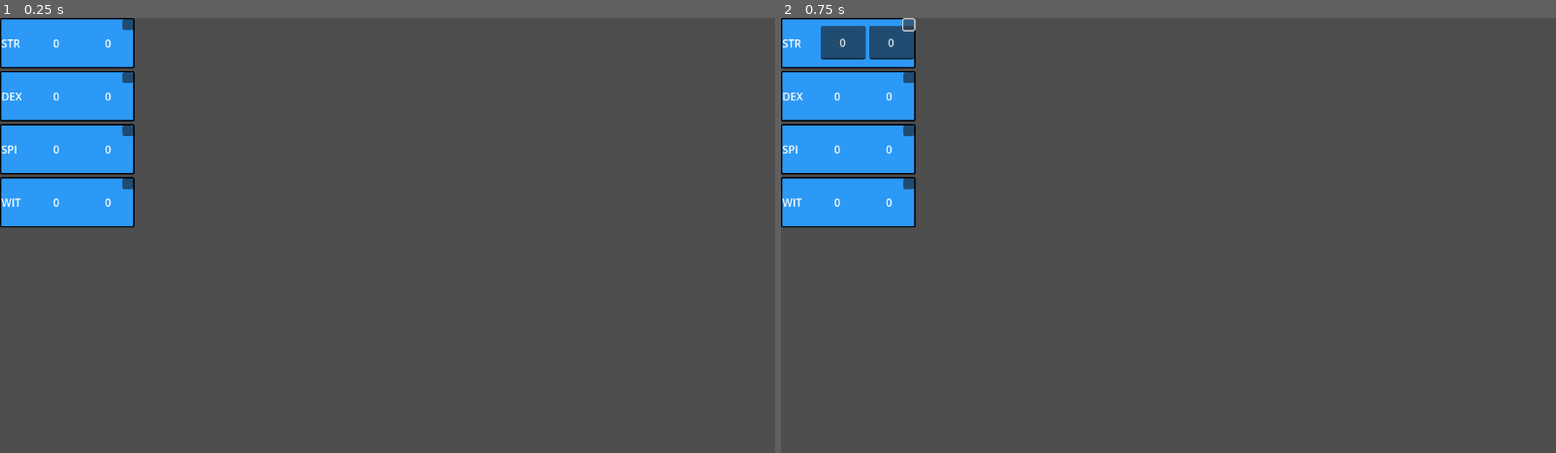
Above: before the commit, frames 1-2 (left to right).
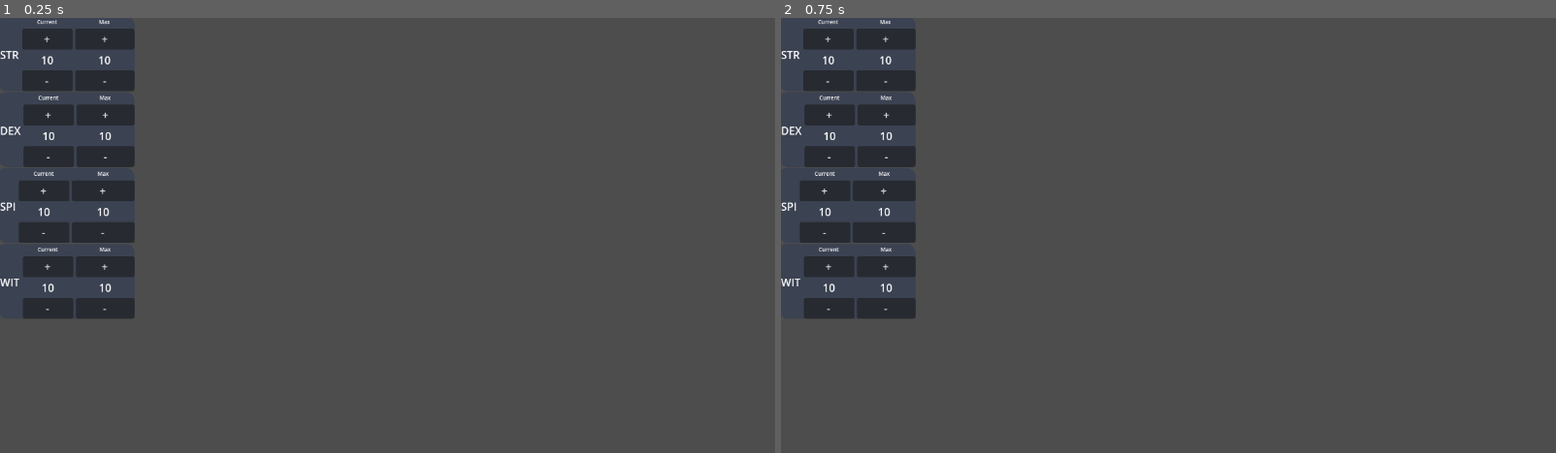
Above: after the commit, the same moments.

Repository: beardy-dev/advent-of-game-dev-2025
Game: Godot game, scene res://main.tscn
Two runs of this game, one before a commit and one after it. Both use one fixed random seed, a clock stepped at 60 frames per second and the inputs below.
Inputs (mouse positions are in pixels of both pictures, inside the frame that each line leads up to):
- Up to frame 1 (0.25 s): no input
- Up to frame 2 (0.75 s): click (905, 26) at 0.52 s

The runs differ from the first frame. In frame 1, 10% of the frame differs, in the area x 0-18%, y 0-70%; in frame 2, 10%.

Commit message:
refactors stat control component, made new component, restructured resource folder

Diff:
--- /dev/null
+++ b/components/MinMaxStatControl/minMaxStatControlPanel.tscn
@@ -0,0 +1,57 @@
+[gd_scene load_steps=3 format=3 uid="uid://c3ktq1b5b5p3s"]
+
+[ext_resource type="StyleBox" uid="uid://d3t7cf67yjfb5" path="res://themes/main_theme/main_theme_style_box.tres" id="1_iqoq7"]
+[ext_resource type="Script" path="res://components/MinMaxStatControl/script_minMaxStatControlPanel.gd" id="2_bfhky"]
+
+[node name="MinMaxStatControlPanel" type="PanelContainer"]
+custom_minimum_size = Vector2(200, 75)
+layout_direction = 2
+anchors_preset = 8
+anchor_left = 0.5
+anchor_top = 0.5
+anchor_right = 0.5
+anchor_bottom = 0.5
+offset_left = -576.0
+offset_top = -324.0
+offset_right = -376.0
+offset_bottom = -249.0
+grow_horizontal = 2
+grow_vertical = 2
+size_flags_horizontal = 6
+size_flags_vertical = 6
+theme_override_styles/panel = ExtResource("1_iqoq7")
+script = ExtResource("2_bfhky")
+
+[node name="HBoxContainer" type="HBoxContainer" parent="."]
+layout_mode = 2
+
+[node name="StatLabel" type="Label" parent="HBoxContainer"]
+layout_mode = 2
+size_flags_vertical = 1
+text = "STAT"
+horizontal_alignment = 1
+vertical_alignment = 1
+
+[node name="CurrentValVBox" type="VBoxContainer" parent="HBoxContainer"]
+layout_mode = 2
+alignment = 1
+
+[node name="Label" type="Label" parent="HBoxContainer/CurrentValVBox"]
+layout_mode = 2
+theme_override_font_sizes/font_size = 8
+text = "Current"
+horizontal_alignment = 1
+vertical_alignment = 1
+
+[node name="MaxValVbox" type="VBoxContainer" parent="HBoxContainer"]
+layout_mode = 2
+size_flags_horizontal = 3
+alignment = 1
+
+[node name="Label" type="Label" parent="HBoxContainer/MaxValVbox"]
+layout_mode = 2
+theme_override_font_sizes/font_size = 8
+text = "Max
+"
+horizontal_alignment = 1
+vertical_alignment = 1
--- /dev/null
+++ b/components/MinMaxStatControl/script_minMaxStatControlPanel.gd
@@ -0,0 +1,29 @@
+class_name MinMaxStatControlPanel
+extends PanelContainer
+
+const self_scene = preload("res://components/MinMaxStatControl/minMaxStatControlPanel.tscn")
+const statNumberChanger = preload("res://components/statNumberChanger/statNumberChanger.tscn")
+
+var maxStatValue: int = 10
+var currentStatValue: int = 10
+
+# id for instance trackingS
+@export var statcontrol_id: int
+@export var statName: String = 'STAT'
+
+func _ready():
+	var currentValueChanger: StatNumberChanger = StatNumberChanger.constructor()
+	var maxValueChanger: StatNumberChanger = StatNumberChanger.constructor()
+	$HBoxContainer/CurrentValVBox.add_child(currentValueChanger)
+	$HBoxContainer/MaxValVbox.add_child(maxValueChanger)
+	$HBoxContainer/StatLabel.text = self.statName
+
+
+
+# instantiates a StatControl object with a specified ID to return to other controls
+static func constructor(label: String = "Stat") -> MinMaxStatControlPanel:
+	var obj = self_scene.instantiate()
+	obj.statcontrol_id = ResourceUID.create_id()
+	obj.statName = label
+	ResourceUID.add_id(obj.statcontrol_id, obj.scene_file_path)
+	return obj
--- /dev/null
+++ b/components/statNumberChanger/statNumberChanger.gd
@@ -0,0 +1,35 @@
+class_name StatNumberChanger
+extends PanelContainer
+
+const self_scene = preload('res://components/statNumberChanger/statNumberChanger.tscn')
+
+@export var id: int
+
+var statValue: int
+
+signal statValueUpdated
+
+# Called when the node enters the scene tree for the first time.
+func _ready():
+	$VBoxContainer/IncrementButton.button_up.connect(_on_increment_button_up.bind())
+	$VBoxContainer/DecrementButton.button_up.connect(_on_decrement_button_up.bind())
+
+
+# Called every frame. 'delta' is the elapsed time since the previous frame.
+func _process(delta):
+	$VBoxContainer/StatValueLabel.text = String.num_int64(statValue)
+
+func _on_increment_button_up():
+	self.statValue += 1
+	statValueUpdated.emit(self.statValue)
+
+func _on_decrement_button_up():
+	self.statValue -= 1
+	statValueUpdated.emit(self.statValue)
+
+static func constructor(value: int = 10) -> StatNumberChanger:
+	var newObject =  self_scene.instantiate();
+	newObject.id = ResourceUID.create_id()
+	newObject.statValue = value
+	ResourceUID.add_id(newObject.id, newObject.scene_file_path)
+	return newObject
--- /dev/null
+++ b/components/statNumberChanger/statNumberChanger.tscn
@@ -0,0 +1,36 @@
+[gd_scene load_steps=3 format=3 uid="uid://cb8douuben3ta"]
+
+[ext_resource type="StyleBox" uid="uid://d3t7cf67yjfb5" path="res://themes/main_theme/main_theme_style_box.tres" id="1_84p6h"]
+[ext_resource type="Script" path="res://components/statNumberChanger/statNumberChanger.gd" id="2_7trsp"]
+
+[node name="StatNumberChanger" type="PanelContainer"]
+custom_minimum_size = Vector2(75, 75)
+anchors_preset = 15
+anchor_right = 1.0
+anchor_bottom = 1.0
+offset_right = -1077.0
+offset_bottom = -573.0
+grow_horizontal = 2
+grow_vertical = 2
+theme_override_styles/panel = ExtResource("1_84p6h")
+script = ExtResource("2_7trsp")
+
+[node name="VBoxContainer" type="VBoxContainer" parent="."]
+layout_mode = 2
+
+[node name="IncrementButton" type="Button" parent="VBoxContainer"]
+layout_mode = 2
+size_flags_vertical = 0
+text = "+"
+
+[node name="StatValueLabel" type="Label" parent="VBoxContainer"]
+layout_mode = 2
+size_flags_vertical = 1
+text = "10"
+horizontal_alignment = 1
+vertical_alignment = 1
+
+[node name="DecrementButton" type="Button" parent="VBoxContainer"]
+layout_mode = 2
+size_flags_vertical = 8
+text = "-"
--- a/main.gd
+++ b/main.gd
@@ -6,7 +6,7 @@
 # Called when the node enters the scene tree for the first time.
 func _ready():
 	for stat in stats:
-		var statControl = StatControl.constructor(stat)
+		var statControl = MinMaxStatControlPanel.constructor(stat)
 		statControl.set_anchors_preset(Control.PRESET_CENTER)
 
 		add_child(statControl)
--- a/statControl.gd
+++ /dev/null
@@ -1,61 +0,0 @@
-class_name StatControl
-extends PanelContainer
-
-const self_scene = preload("res://statControl.tscn")
-const gearIcon = preload("res://gear-cog.png")
-#const saveIcon = preload("res://assets/icons/floppy-disk.png")
-
-enum EditState {READ,WRITE}
-var currentState: EditState
-var maxStatValue: int = 0
-var currentStatValue: int = 0
-
-# id for instance trackingS
-@export var statcontrol_id: int
-@export var statName: String = ''
-
-func _ready():
-	self.currentState = EditState.READ
-	self.uiSetup()
-	self.buttonSetup()
-	self.signalSetup()
-
-func uiSetup():
-	$HBoxContainer/statLabel.text = self.statName
-	$HBoxContainer/StatControlPanelEdit/statCurrentValue.text = String.num_int64(self.currentStatValue)
-	$HBoxContainer/StatControlPanelEdit/statMaxValue.text = String.num_int64(self.maxStatValue)
-	$HBoxContainer/StatControlPanelRead/statCurrentValue.text = String.num_int64(self.currentStatValue)
-	$HBoxContainer/StatControlPanelRead/statMaxValue.text = String.num_int64(self.maxStatValue)
-
-
-func buttonSetup():
-	$Button.set_size(Vector2(16,16))
-
-
-
-func signalSetup():
-	$Button.button_up.connect(_on_edit_save_button_pressed)
-
-
-func _on_edit_save_button_pressed():
-	print('button pressed', statName)
-	if(self.currentState == EditState.READ):
-		$HBoxContainer/StatControlPanelRead.visible = false
-		$HBoxContainer/StatControlPanelEdit.visible = true
-		self.currentState = EditState.WRITE
-	else:
-		self.currentStatValue = int($HBoxContainer/StatControlPanelEdit/statCurrentValue.text)
-		self.maxStatValue = int($HBoxContainer/StatControlPanelEdit/statMaxValue.text)
-		$HBoxContainer/StatControlPanelRead.visible = true
-		$HBoxContainer/StatControlPanelEdit.visible = false
-		self.currentState = EditState.READ
-		self.uiSetup()
-
-
-# instantiates a StatControl object with a specified ID to return to other controls
-static func constructor(label: String = "Stat") -> StatControl:
-	var obj = self_scene.instantiate()
-	obj.statcontrol_id = ResourceUID.create_id()
-	obj.statName = label
-	ResourceUID.add_id(obj.statcontrol_id, obj.scene_file_path)
-	return obj
--- a/statControl.tscn
+++ /dev/null
@@ -1,123 +0,0 @@
-[gd_scene load_steps=6 format=3 uid="uid://c3ktq1b5b5p3s"]
-
-[ext_resource type="Script" path="res://statControl.gd" id="1_dam0w"]
-
-[sub_resource type="Theme" id="Theme_jjva6"]
-resource_local_to_scene = true
-
-[sub_resource type="StyleBoxFlat" id="StyleBoxFlat_uv7hq"]
-bg_color = Color(0.164706, 0.615686, 1, 0.94902)
-border_width_left = 2
-border_width_top = 2
-border_width_right = 2
-border_width_bottom = 2
-border_color = Color(0, 0, 0, 1)
-corner_radius_top_left = 2
-corner_radius_top_right = 2
-corner_radius_bottom_right = 2
-corner_radius_bottom_left = 2
-
-[sub_resource type="CanvasItemMaterial" id="CanvasItemMaterial_rbw4g"]
-
-[sub_resource type="StyleBoxFlat" id="StyleBoxFlat_3wkyl"]
-bg_color = Color(1.22733e-06, 0.423637, 0.2862, 1)
-
-[node name="StatControl" type="PanelContainer"]
-custom_minimum_size = Vector2(200, 75)
-layout_direction = 2
-anchors_preset = 8
-anchor_left = 0.5
-anchor_top = 0.5
-anchor_right = 0.5
-anchor_bottom = 0.5
-offset_left = -576.0
-offset_top = -324.0
-offset_right = -376.0
-offset_bottom = -249.0
-grow_horizontal = 2
-grow_vertical = 2
-size_flags_horizontal = 6
-size_flags_vertical = 6
-theme = SubResource("Theme_jjva6")
-theme_override_styles/panel = SubResource("StyleBoxFlat_uv7hq")
-script = ExtResource("1_dam0w")
-
-[node name="HBoxContainer" type="HBoxContainer" parent="."]
-layout_mode = 2
-alignment = 1
-
-[node name="statLabel" type="Label" parent="HBoxContainer"]
-layout_mode = 2
-size_flags_horizontal = 2
-size_flags_vertical = 1
-text = "STAT"
-horizontal_alignment = 1
-vertical_alignment = 1
-
-[node name="StatControlPanelRead" type="HBoxContainer" parent="HBoxContainer"]
-material = SubResource("CanvasItemMaterial_rbw4g")
-custom_minimum_size = Vector2(150, 50)
-layout_direction = 2
-layout_mode = 2
-size_flags_horizontal = 10
-theme_override_constants/separation = 5
-alignment = 1
-
-[node name="statCurrentValue" type="Label" parent="HBoxContainer/StatControlPanelRead"]
-layout_mode = 2
-size_flags_horizontal = 3
-size_flags_vertical = 1
-horizontal_alignment = 1
-vertical_alignment = 1
-
-[node name="statMaxValue" type="Label" parent="HBoxContainer/StatControlPanelRead"]
-layout_mode = 2
-size_flags_horizontal = 3
-size_flags_vertical = 1
-horizontal_alignment = 1
-vertical_alignment = 1
-
-[node name="StatControlPanelEdit" type="HBoxContainer" parent="HBoxContainer"]
-visible = false
-material = SubResource("CanvasItemMaterial_rbw4g")
-layout_mode = 2
-size_flags_horizontal = 3
-size_flags_vertical = 4
-theme_override_constants/separation = 5
-alignment = 1
-
-[node name="statCurrentValue" type="LineEdit" parent="HBoxContainer/StatControlPanelEdit"]
-layout_mode = 2
-size_flags_horizontal = 3
-focus_neighbor_top = NodePath("../../../Button")
-focus_neighbor_right = NodePath("../statMaxValue")
-alignment = 1
-max_length = 3
-context_menu_enabled = false
-shortcut_keys_enabled = false
-middle_mouse_paste_enabled = false
-drag_and_drop_selection_enabled = false
-select_all_on_focus = true
-
-[node name="statMaxValue" type="LineEdit" parent="HBoxContainer/StatControlPanelEdit"]
-custom_minimum_size = Vector2(50, 50)
-layout_mode = 2
-size_flags_horizontal = 10
-focus_neighbor_left = NodePath("../statCurrentValue")
-focus_neighbor_top = NodePath("../../../Button")
-alignment = 1
-max_length = 3
-context_menu_enabled = false
-shortcut_keys_enabled = false
-middle_mouse_paste_enabled = false
-drag_and_drop_selection_enabled = false
-select_all_on_focus = true
-
-[node name="Button" type="Button" parent="."]
-custom_minimum_size = Vector2(16, 16)
-layout_mode = 2
-size_flags_horizontal = 8
-size_flags_vertical = 0
-focus_neighbor_bottom = NodePath("../HBoxContainer/StatControlPanelEdit/statCurrentValue")
-theme_override_styles/pressed = SubResource("StyleBoxFlat_3wkyl")
-icon_alignment = 1
--- /dev/null
+++ b/themes/main_theme/main_theme_style_box.tres
@@ -0,0 +1,13 @@
+[gd_resource type="StyleBoxFlat" format=3 uid="uid://d3t7cf67yjfb5"]
+
+[resource]
+bg_color = Color(0.231373, 0.258824, 0.321569, 1)
+border_color = Color(0.262745, 0.298039, 0.368627, 1)
+border_blend = true
+corner_radius_top_left = 10
+corner_radius_top_right = 10
+corner_radius_bottom_right = 10
+corner_radius_bottom_left = 10
+shadow_color = Color(0.231373, 0.258824, 0.321569, 1)
+shadow_size = 1
+shadow_offset = Vector2(-2, -2)
Binary file removed: floppy-disk.png
Not shown, removed: floppy-disk.png.import
Binary file removed: gear-cog.png
Not shown, removed: gear-cog.png.import
Binary file removed: wrench.png
Not shown, removed: wrench.png.import
